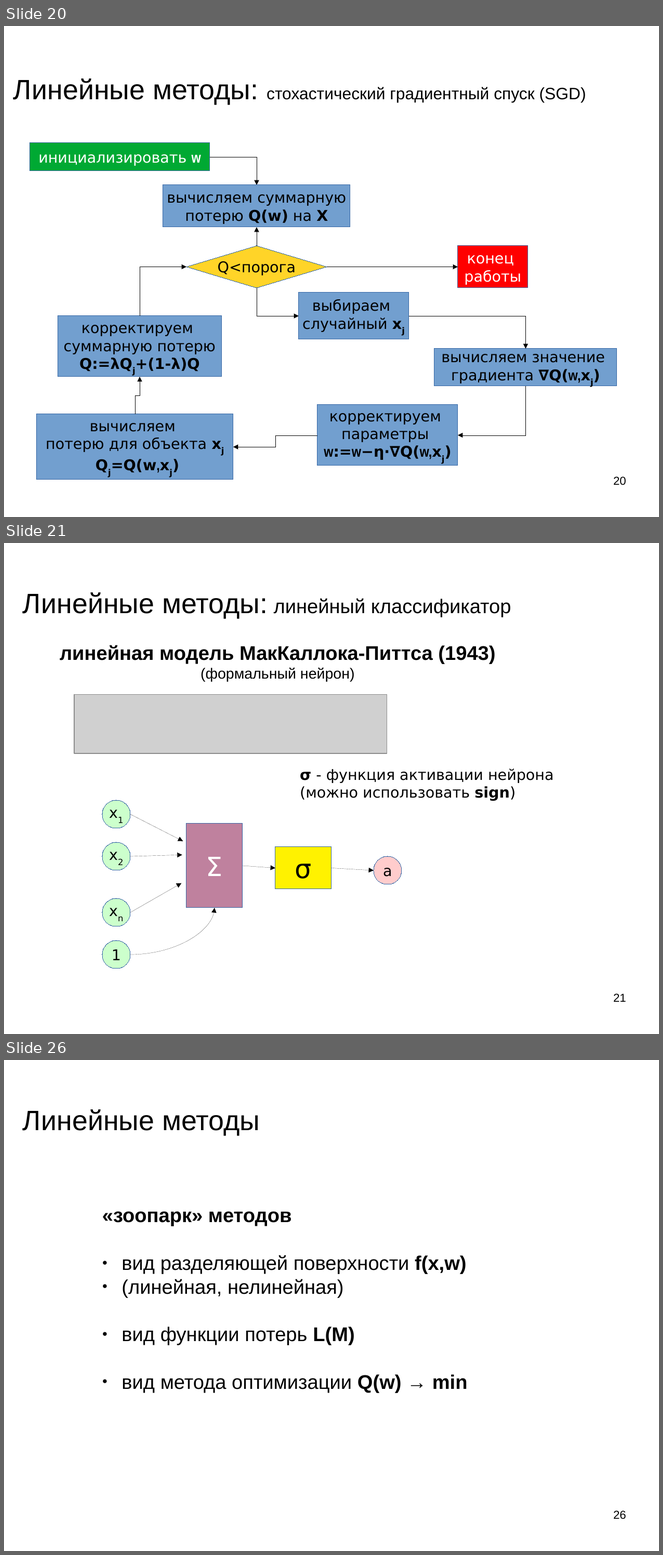
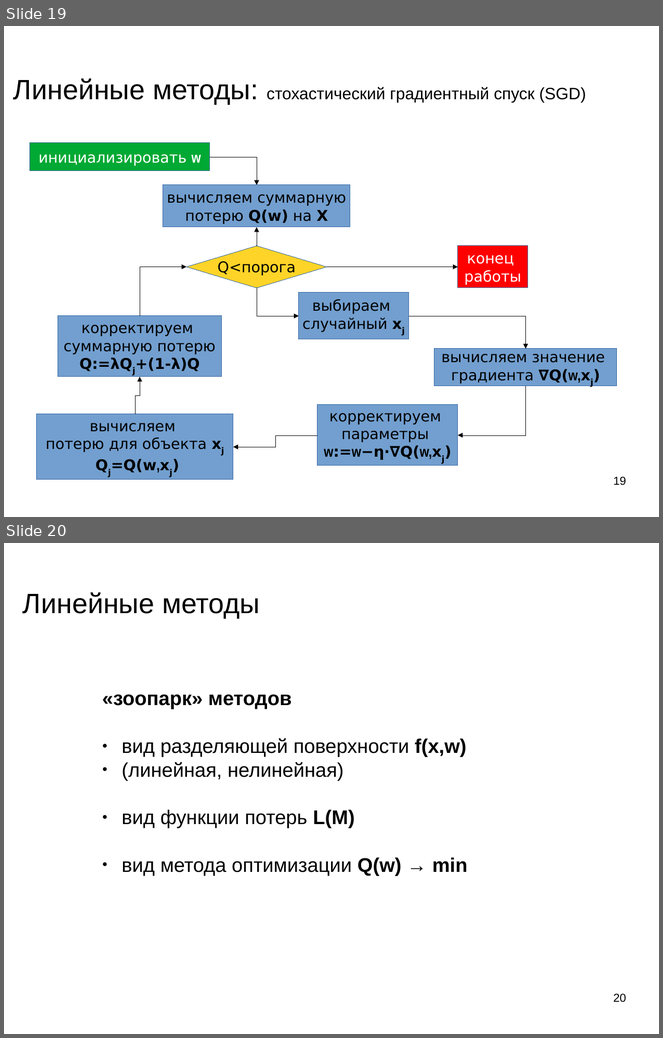
Before and after one commit to mechanoid5/ml_lectorium_legacy, a slide deck: 15-linear.odp. Shown one above the other, each under a label of ours: slides 20, 21 and 26 before the commit, slides 19 and 20 after it; the slides between them are not shown. The pictures are 663x1555 and 663x1038 pixels, drawn with LibreOffice and Linux fonts; fonts in the diff are those of the drawing; grey boxes stand for pictures; background and template pictures are left out. Boxes give left, top, right and bottom in pixels: in the first picture for what was removed or moved away, otherwise in the second. Text is boxed around its words. In the diff, an @@ line names an element or a change of style, - is before the commit and + after.

```diff
--- a/15-linear.odp
+++ b/15-linear.odp
@@ slide 21 removed at box(4, 543, 659, 1034), background picture (left out) @@
@@ title removed at box(23, 592, 512, 618) @@
-Линейные методы: линейный классификатор
@@ subtitle removed at box(60, 645, 495, 682) @@
-линейная модель МакКаллока-Питтса (1943)
-(формальный нейрон)
@@ picture removed at box(74, 695, 387, 754) @@
@@ text removed at box(300, 769, 554, 801) @@
-σ - функция активации нейрона
-(можно использовать sign)
@@ ellipse removed at box(102, 800, 130, 828) @@
-x1
@@ arrow removed from (131, 815) to (183, 841) @@
@@ rectangle removed at box(187, 824, 242, 908) @@
-Σ
@@ ellipse removed at box(102, 843, 130, 871) @@
-x2
@@ rectangle removed at box(276, 847, 332, 890) @@
-σ
@@ arrow removed from (131, 857) to (182, 855) @@
@@ arrow removed from (243, 866) to (276, 868) @@
@@ arrow removed from (332, 868) to (374, 871) @@
@@ ellipse removed at box(374, 857, 402, 885) @@
-a
@@ arrow removed from (131, 913) to (182, 884) @@
@@ ellipse removed at box(102, 899, 130, 926) @@
-xn
@@ curved arrow removed from (131, 955) to (215, 908) @@
@@ ellipse removed at box(102, 941, 130, 969) @@
-1
@@ page number removed at box(613, 994, 626, 1002) @@
-21
@@ what was slide 20 is now slide 19 @@
@@ page number at box(613, 477, 626, 486): text changed @@
-20
+19
@@ what was slide 26 is now slide 20 @@
@@ page number at box(613, 994, 626, 1003): text changed @@
-26
+20
```
Also in this commit, not shown: 7 slides changed, 5 other slides removed, 2 other files.
